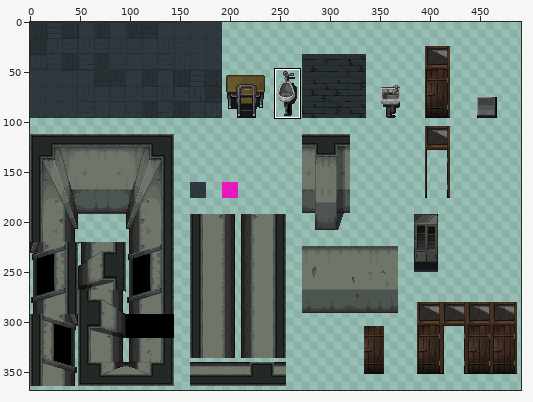
Two versions of one sprite sheet, game/school/school_tiles.png. The picture above shows the old version from afar; the outline marks the close-up.
Close-up. Before:
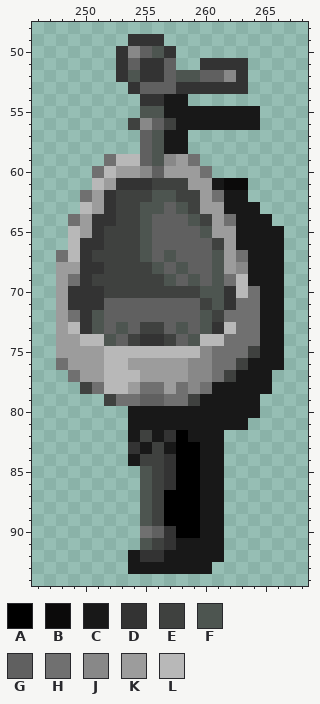
The file is 500x500 pixels. Colours within 5 levels of each other are drawn and written as one. Shown: x 246..268, y 48..94. The wide view leaves out empty margins. The commit also changed other parts of the picture, which this record leaves out.
Palette (. is transparent): A #000000  B #0b0a0a  C #181818  D #333333  E #3f413f  F #4d5550  G #606060  H #707070  J #888888  K #9c9c9c  L #b8b8b8
After:
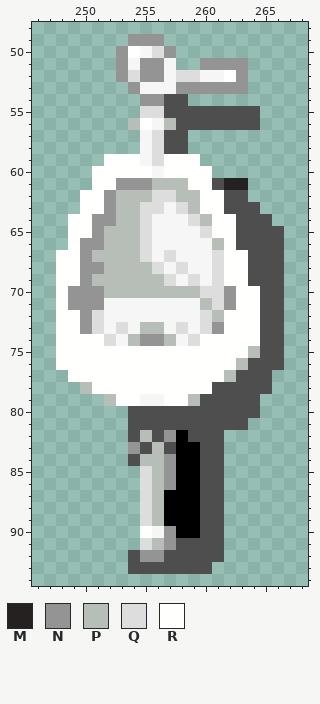
Colours new in this view: M #252120  N #949494  P #b7beb7  Q #dddddd  R #fffffe
Diff:
colour C: #181818 -> #4e4e4e
colour F: #4d5550 -> #d1e9db
colour G: #606060 -> #f6f6f6
Changed rows in their new state; - is a pixel that keeps its letter.
first column x 248:
49 ------NNN--------
50 -----NR-QN-------
51 -----N-NN---NNNN-
52 -----NQNN-QQ--RN-
53 ------N---NNNNNN-
54 -------NN--------
55 -------QQ--------
56 ------PR-P-------
57 --------Q--------
58 --------Q--------
59 ----RRR-QRRR-----
60 ---RRRRR-RRRR----
61 ---RRNNNPPPRR-MM-
62 --RRNPPPQQPPRR---
63 --RRNPPQQ-QPRR---
64 -RRNNPPQ---QPRR--
65 -RRNPPPQ----QRR--
66 -RNNPPPQ-----PR--
67 RRNPPPPQ-Q---QRR-
68 RRNNPPPPQ-Q--QRR-
69 RRNPPPPPPQ-Q-QRR-
70 RNNNPPPPPPPPQQNRR
71 RNNN--------PQNRR
72 RRNQ--------QPRRR
73 RRNQ-Q-PP-Q-QNRRR
74 RRRRQ-PNNP-QRRRRR
75 RRRRRRRRRRRRRRRRP
76 RRRRRRRRRRRRRRRP-
77 -RRRRRRRRRRRRRP--
78 --PRRRRRRRRRR----
79 ----PRR--RRP-----
82 -------P-N-------
83 ------N-P--------
84 -------PPN-------
85 -------QPN-------
86 -------QPN-------
87 -------QP--------
88 -------QP--------
89 -------QP--------
90 -------R-N-------
91 -------QPN-------
92 -------NN--------
Changed places in both close-ups, as pixel boxes (x1, y1, x2, y2):
changed: (56, 34, 284, 574)
